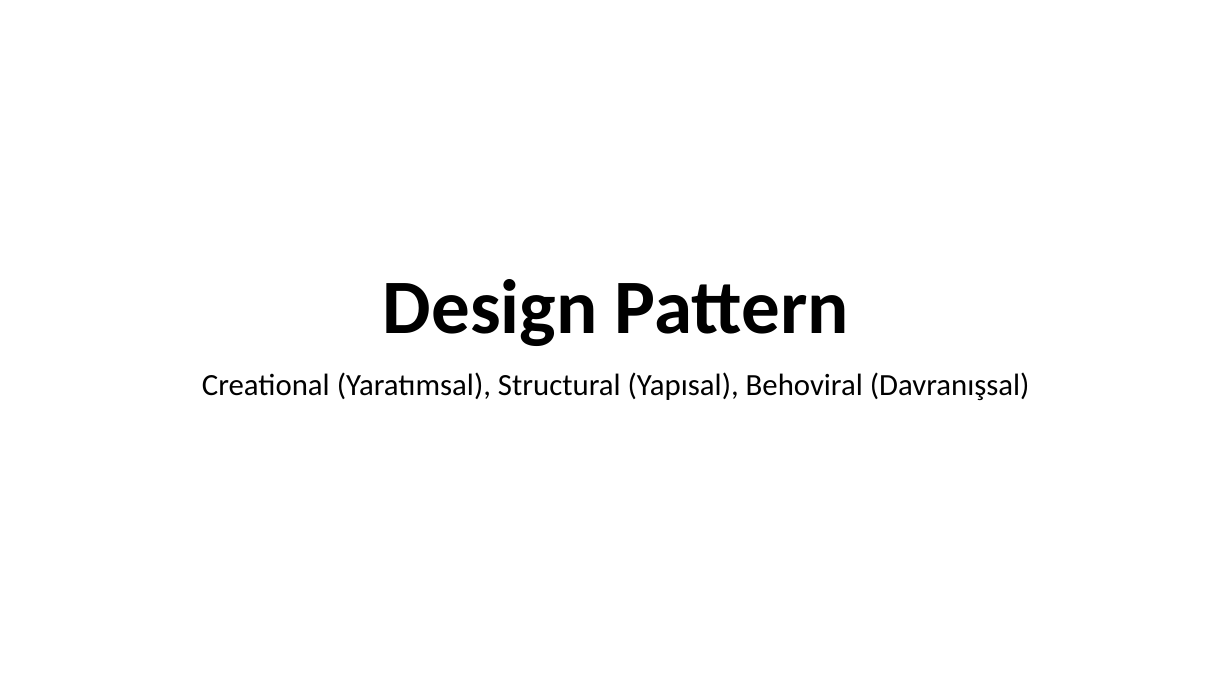
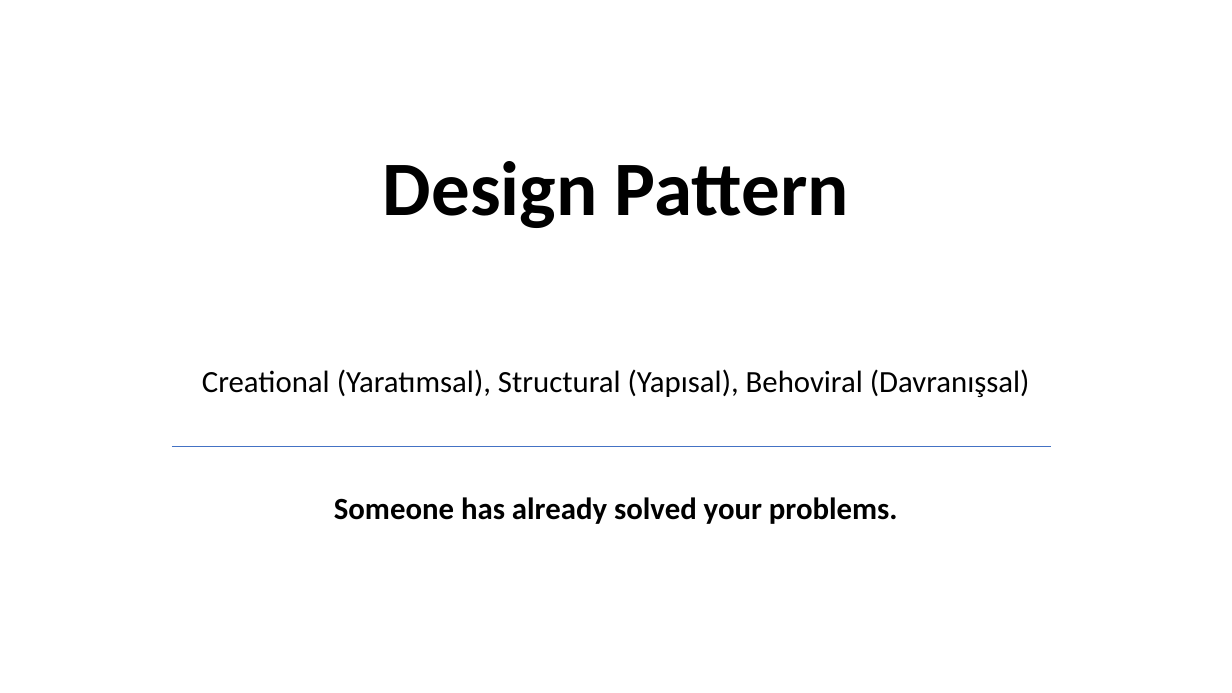
Before and after one commit to umiitkose/DesignPattern-Umiitkose, a slide deck: slide 1 of Tasarımdesenleri.pptx. Drawn at 1232x693 pixels with LibreOffice and Linux fonts; fonts in the diff are those of the drawing. Boxes give left, top, right and bottom in pixels: in the first picture for what was removed or moved away, otherwise in the second. Text is boxed around its words. In the diff, an @@ line names an element or a change of style, - is before the commit and + after.

Commit message:
add observer pattern examples

```diff
--- a/Tasarımdesenleri.pptx
+++ b/Tasarımdesenleri.pptx
@@ title "Design Pattern": place and size @@
-title "Design Pattern" at box(383, 279, 849, 346)
+title "Design Pattern" at box(383, 161, 849, 228)
@@ subtitle at box(202, 369, 1030, 397): line spacing 0.9 to 0.8 @@
@@ line added from (172, 446) to (1051, 446), #4472C4 0.5 pt @@
@@ subtitle at box(334, 497, 898, 524): paragraph added @@
+Someone has already solved your problems.
```
Also in this commit, not shown: 4 other slides changed, 10 slides added, 17 other files.
